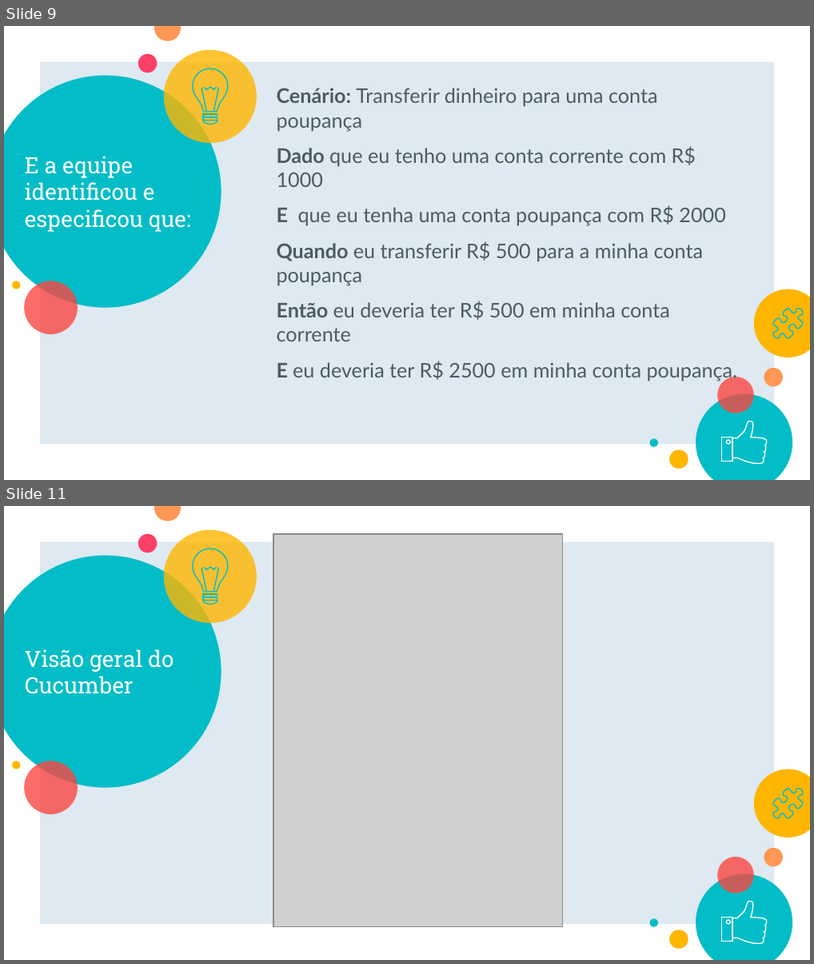
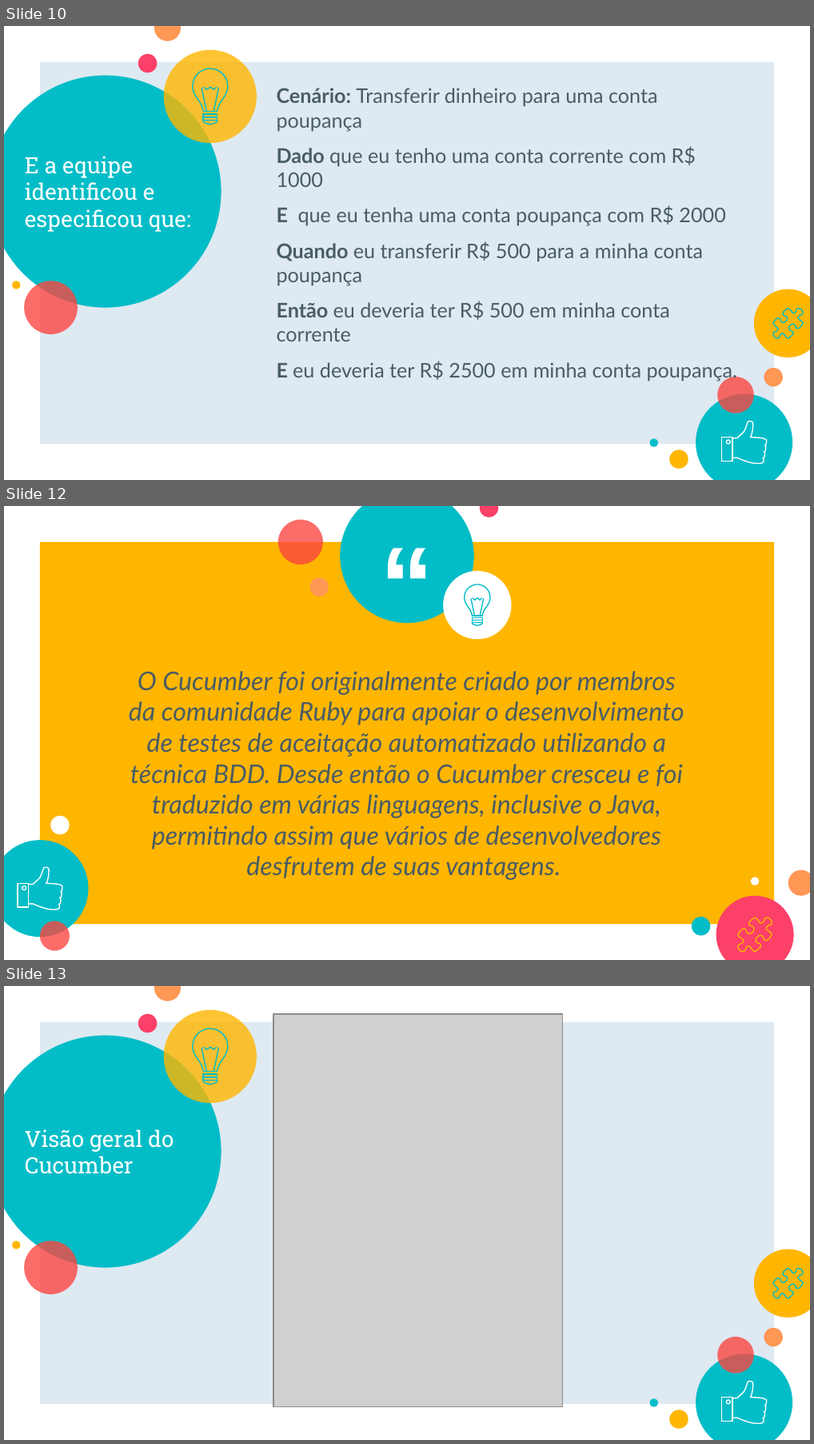
Before and after one commit to fga-eps-mds/A-Disciplina-MDS-EPS, a slide deck: MDS_Material/BDD/Apresentação-MDS-BDD.pptx. Shown one above the other, each under a label of ours: slides 9 and 11 before the commit, slides 10, 12 and 13 after it; the slides between them are not shown. The pictures are 814x964 and 814x1444 pixels, drawn with LibreOffice and Linux fonts; fonts in the diff are those of the drawing; grey boxes stand for pictures. Boxes give left, top, right and bottom in pixels: in the first picture for what was removed or moved away, otherwise in the second. Text is boxed around its words. In the diff, an @@ line names an element or a change of style, - is before the commit and + after.

```diff
--- a/MDS_Material/BDD/Apresentação-MDS-BDD.pptx
+++ b/MDS_Material/BDD/Apresentação-MDS-BDD.pptx
@@ slide 12 added at (4, 506, 810, 960), background #FFFFFF @@
@@ ellipse added at (278, 520, 323, 565), fill #FC4540 at 79% opacity @@
@@ text added at (321, 507, 494, 564), 96 pt, text #FFFFFF, bold @@
+“
@@ ellipse added at (340, 506, 474, 623), fill #02BDC7 @@
@@ ellipse added at (480, 506, 498, 517), fill #FC4067 @@
@@ rectangle added at (40, 542, 775, 924), fill #FFB600 @@
@@ ellipse added at (443, 571, 512, 639), fill #FFFFFF @@
@@ ellipse added at (310, 578, 328, 596), fill #FF9755 @@
@@ group added at (465, 584, 490, 625): 8 freeform shapes @@
@@ text added at (129, 671, 685, 880), 23 pt, text #4A5C65, italic @@
+O Cucumber foi originalmente criado por membros da comunidade Ruby para apoiar o desenvolvimento de testes de aceitação automatizado utilizando a técnica BDD. Desde então o Cucumber cresceu e foi traduzido em várias linguagens, inclusive o Java, permitindo assim que vários de desenvolvedores desfrutem de suas vantagens.
@@ ellipse added at (50, 816, 70, 834), fill #FFFFFF @@
@@ ellipse added at (4, 840, 89, 936), fill #02BDC7 @@
@@ freeform shape added at (18, 884, 28, 908), outline #FFFFFF 0.96 pt @@
@@ freeform shape added at (29, 868, 62, 909), outline #FFFFFF 0.96 pt @@
@@ ellipse added at (751, 877, 759, 885), fill #FFFFFF @@
@@ ellipse added at (789, 870, 810, 896), fill #FF9755 @@
@@ ellipse added at (717, 896, 794, 960), fill #FC4067 @@
@@ ellipse added at (40, 920, 70, 950), fill #FC4540 at 79% opacity @@
@@ ellipse added at (692, 916, 710, 935), fill #02BDC7 @@
@@ freeform shape added at (738, 917, 773, 951), outline #FFB600 0.96 pt @@
@@ what was slide 9 is now slide 10 @@
@@ what was slide 11 is now slide 13 @@
```
Also in this commit, not shown: 5 slides changed, 3 other slides added.
